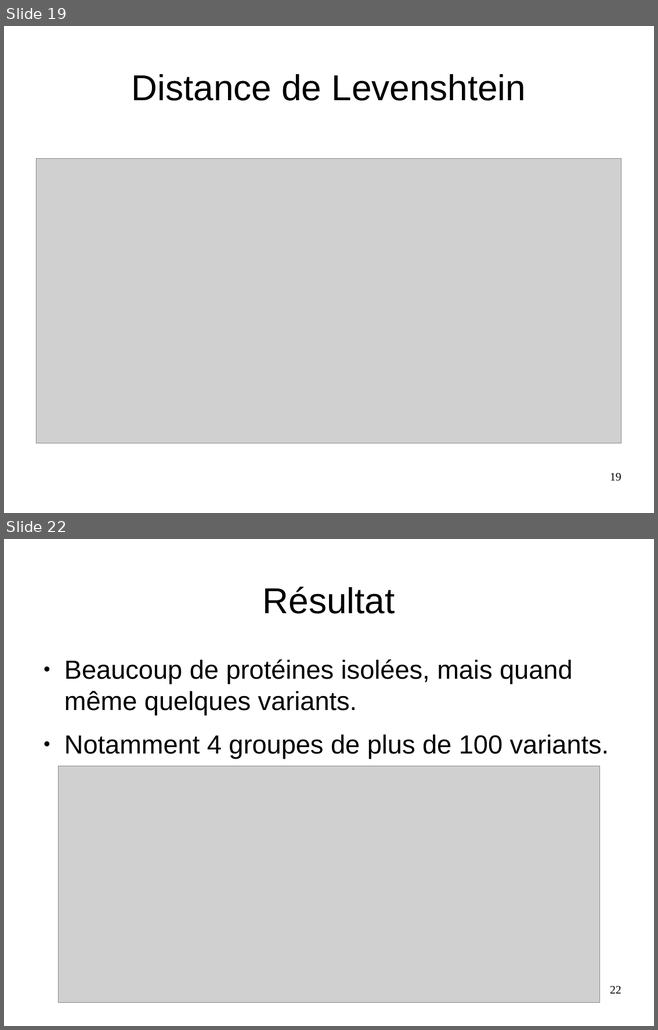
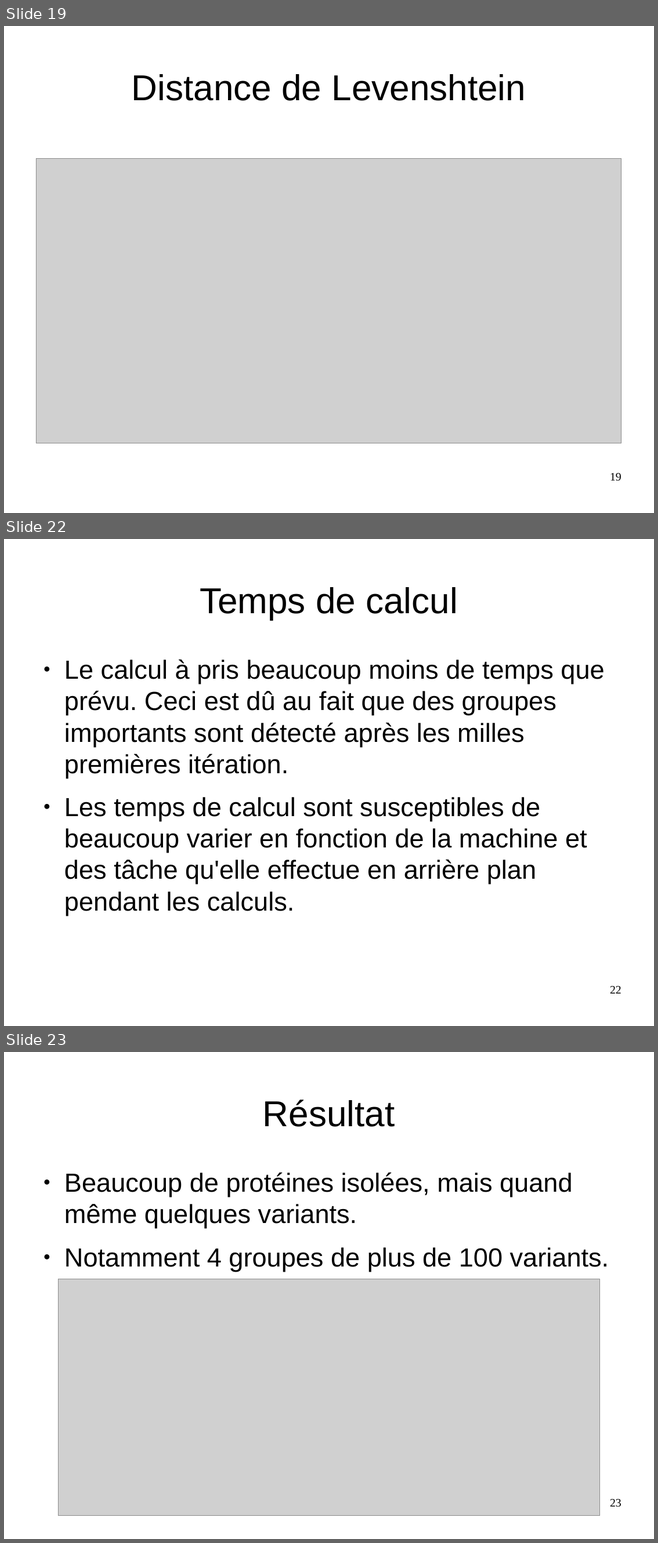
Before and after one commit to MathieuxTony/Projet-8, a slide deck: presentation.odp. Shown one above the other, each under a label of ours: slides 19 and 22 before the commit, slides 19, 22 and 23 after it; the slides between them are not shown. The pictures are 658x1030 and 658x1543 pixels, drawn with LibreOffice and Linux fonts; fonts in the diff are those of the drawing; grey boxes stand for pictures. Boxes give left, top, right and bottom in pixels: in the first picture for what was removed or moved away, otherwise in the second. Text is boxed around its words. In the diff, an @@ line names an element or a change of style, - is before the commit and + after.

Commit message:
ajout corrélations + temps et scores dans la présentation

```diff
--- a/presentation.odp
+++ b/presentation.odp
@@ slide 22 added at box(4, 539, 654, 1026), background #FFFFFF @@
@@ title added at box(199, 587, 458, 620), 44 pt, text #000000 @@
+Temps de calcul
@@ text added at box(64, 659, 604, 915), 32 pt, text #000000 @@
+● Le calcul à pris beaucoup moins de temps que prévu. Ceci est dû au fait que des groupes importants sont détecté après les milles premières itération.
+● Les temps de calcul sont susceptibles de beaucoup varier en fonction de la machine et des tâche qu'elle effectue en arrière plan pendant les calculs.
@@ page number added at box(610, 986, 621, 994), 14 pt, text #000000 @@
+22
@@ what was slide 22 is now slide 23 @@
@@ page number at box(610, 1499, 621, 1507): text changed @@
-22
+23
```
Also in this commit, not shown: 2 slides changed, 4 other slides added, 1 slide removed, 2 other files.
